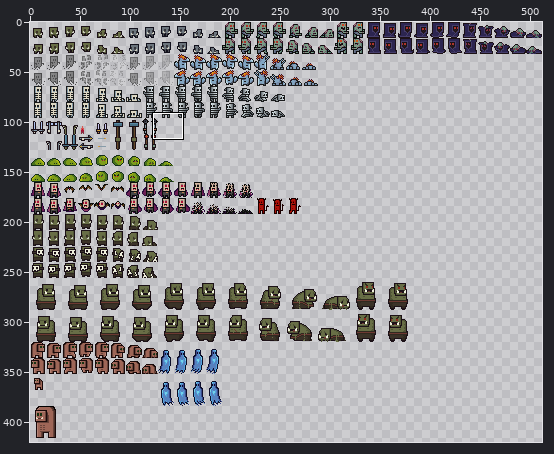
A sprite sheet gets an edit: Monsters.png. Above: a wide view before the commit, with the close-up outlined.
Close-up. As it was:
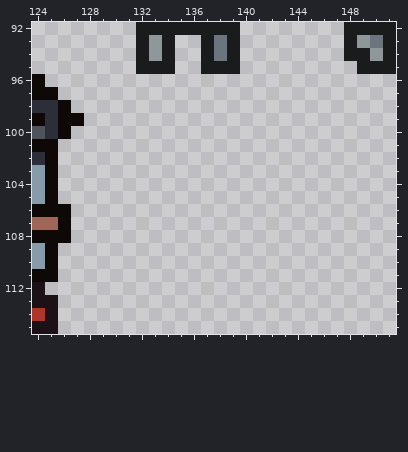
The file is 512x512 pixels. Pixels under 10% opacity are left out. Colours within 5 levels of each other are drawn and written as one. Shown: x 124..151, y 92..115. The wide view leaves out empty margins.
After the commit:
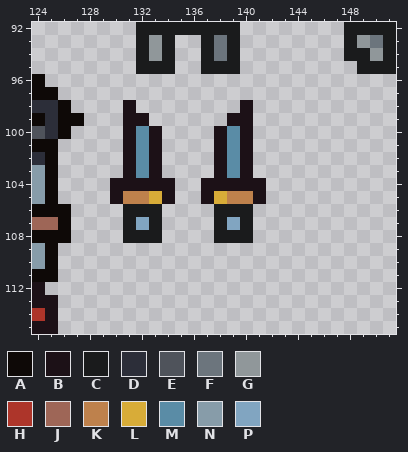
Palette (. is transparent): A #0e0907  B #1c1117  C #1a1b1c  D #2c2e39  E #4f535b  F #6c757d  G #90979a  H #ad352a  J #9e6657  K #be814c  L #d8ac38  M #5a8ca6  N #879ca9  P #81a5c1
The edit:
@@ x 128..143 @@
  97 ................
- 98 ................
- 99 ................
-100 ................
-101 ................
-102 ................
-103 ................
-104 ................
-105 ................
-106 ................
-107 ................
-108 ................
+ 98 ...B........B...
+ 99 ...BB......BB...
+100 ...BMB....BMB...
+101 ...BMB....BMB...
+102 ...BMB....BMB...
+103 ...BMB....BMB...
+104 ..BBBBB..BBBBB..
+105 ..BKKLB..BLKKB..
+106 ...CCC....CCC...
+107 ...CPC....CPC...
+108 ...CCC....CCC...
 109 ................
Boxes around the changes in both close-ups, in picture pixels (x1, y1, x2, y2):
added: (110, 100, 266, 243)
